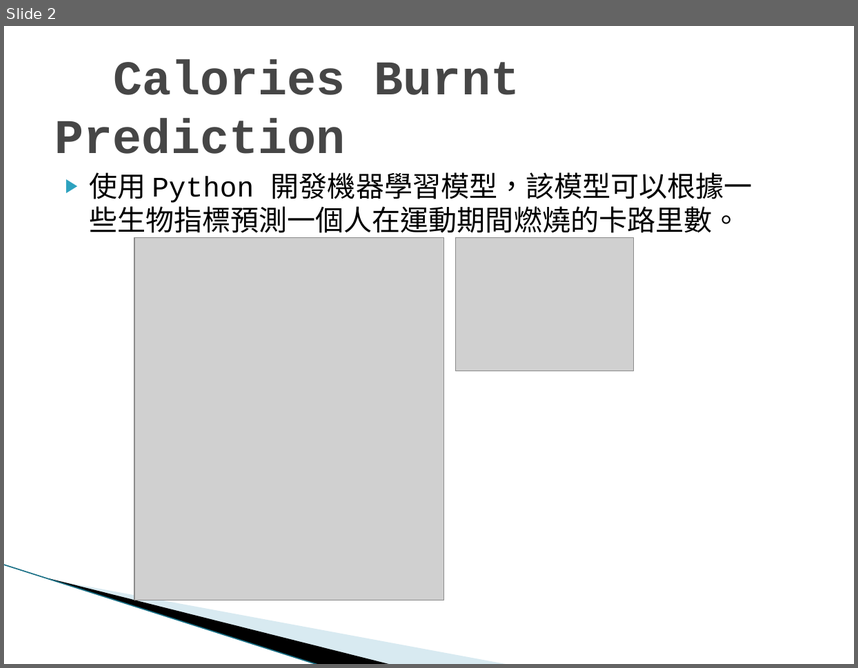
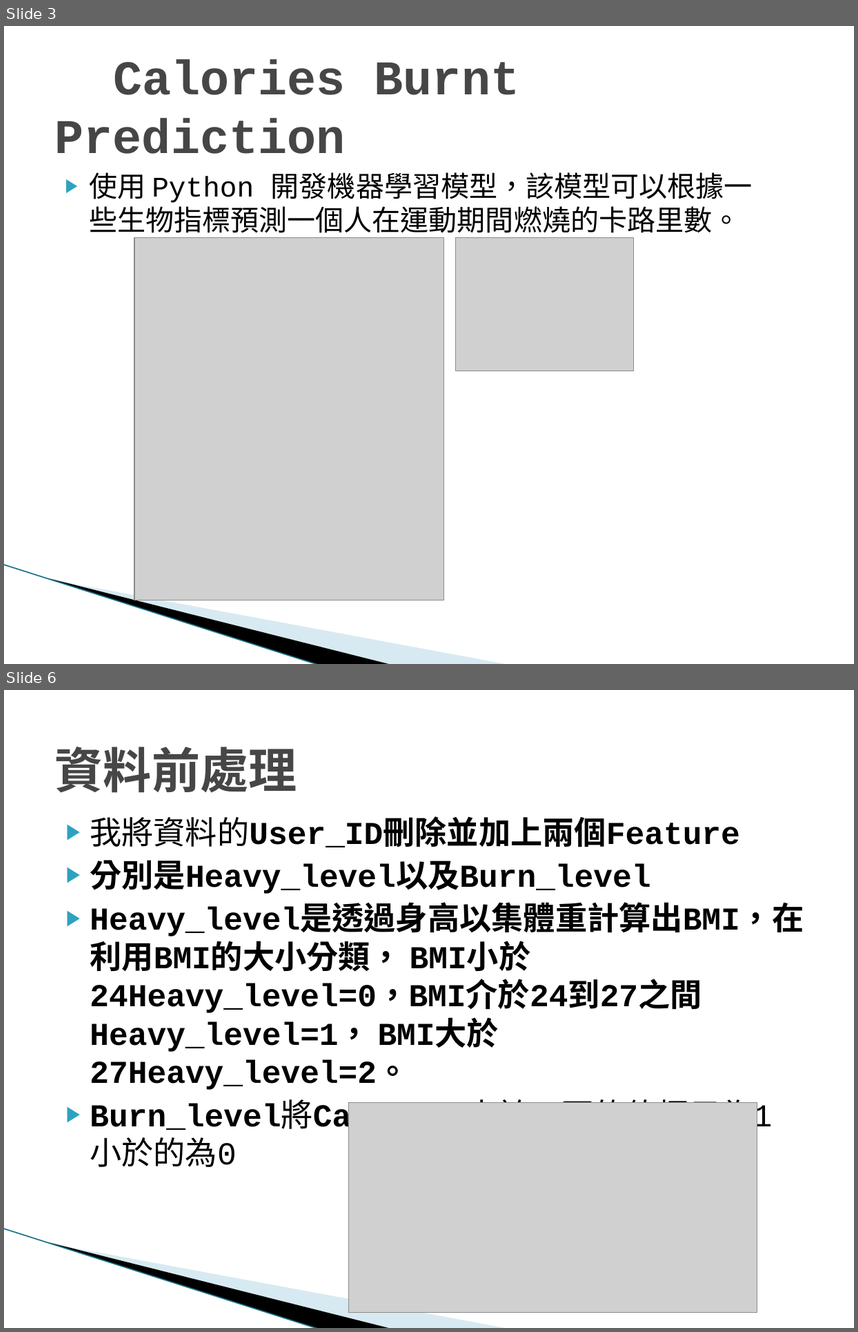
Before and after one commit to kyss0311/IMLP433, a slide deck: final/imlp433楊閎富.pptx. Shown one above the other, each under a label of ours: slide 2 before the commit, slides 3 and 6 after it; the slides between them are not shown. The pictures are 858x668 and 858x1332 pixels, drawn with LibreOffice and Linux fonts; fonts in the diff are those of the drawing; grey boxes stand for pictures; background and template pictures are left out. Boxes give left, top, right and bottom in pixels: in the first picture for what was removed or moved away, otherwise in the second. Text is boxed around its words. In the diff, an @@ line names an element or a change of style, - is before the commit and + after.

```diff
--- a/final/imlp433楊閎富.pptx
+++ b/final/imlp433楊閎富.pptx
@@ slide 6 added at [4, 690, 854, 1328], background #FFFFFF; not listed: 3 template elements that a slide beside it also shows @@
@@ title added at [55, 747, 297, 793], 41 pt, text #464646, bold @@
+資料前處理
@@ text added at [90, 816, 804, 1167], 27 pt, text #000000, bold @@
+▶ 我將資料的User_ID刪除並加上兩個Feature
+▶ 分別是Heavy_level以及Burn_level
+▶ Heavy_level是透過身高以集體重計算出BMI，在利用BMI的大小分類， BMI小於24Heavy_level=0，BMI介於24到27之間Heavy_level=1， BMI大於27Heavy_level=2。
+▶ Burn_level將Calories大於一百的值標示為1 小於的為0
@@ picture added at [349, 1103, 757, 1312] @@
@@ what was slide 2 is now slide 3 @@
```
Also in this commit, not shown: 2 slides changed, 9 other slides added, 21 other files.
